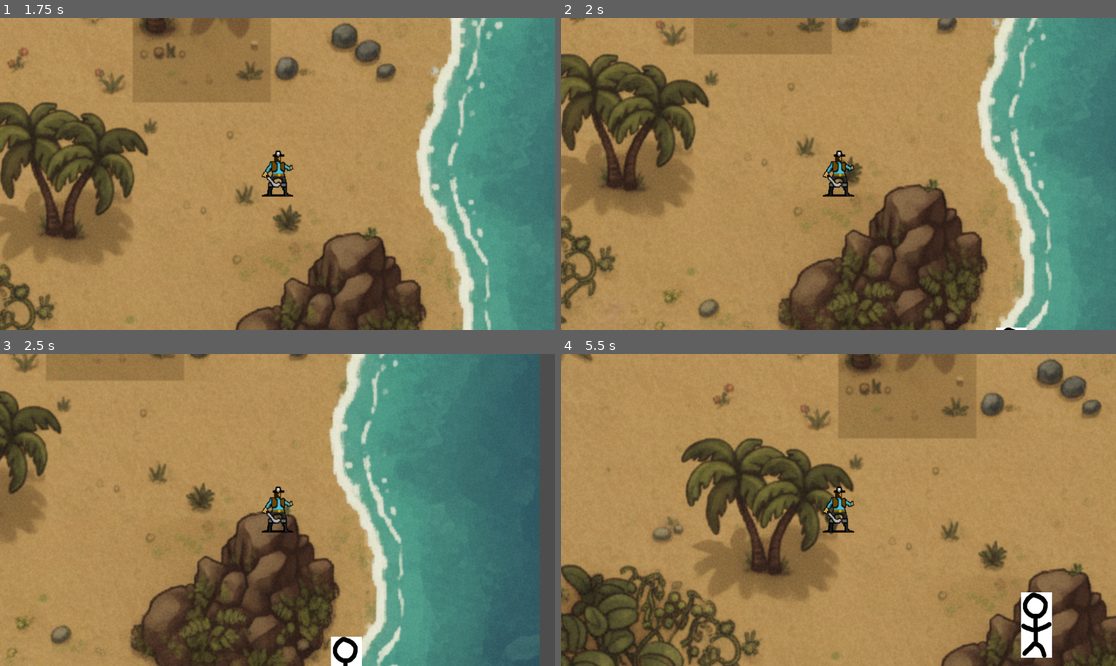
Above: before the commit, frames 1-4 (two rows, left to right).
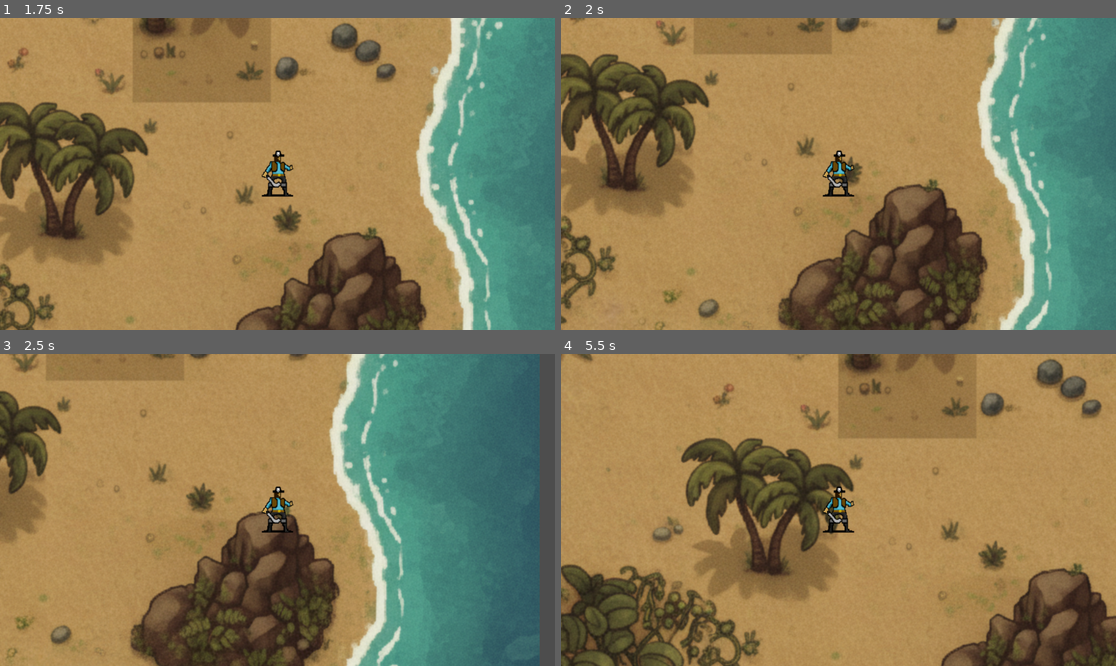
Above: after the commit, the same moments.

Repository: b1nwal/mongus
Game: Godot game, scene res://main.tscn
The game is run twice, just before and just after one commit, with the same random seed, the same clock (stepped at 60 frames per second) and the same inputs.
Inputs:
- Up to frame 1 (1.75 s): tap Enter at 0.5 s; hold D (ui_right) 0.53-1.28 s; hold S (ui_down) from 1.28 s (still down)
- Up to frame 2 (2 s): keep holding S (ui_down)
- Up to frame 3 (2.5 s): release S (ui_down) at 2.03 s; hold D (ui_right) from 2.03 s (still down)
- Up to frame 4 (5.5 s): release D (ui_right) at 2.78 s; hold W (ui_up) 2.78-3.53 s; hold A (ui_left) 3.53-5.03 s; hold S (ui_down) from 5.03 s (still down)

Frame 1 is identical in both runs. In frame 2, less than 0.1% of the frame differs, in the area x 78-84%, y 99-100%; in frame 3, 0.5%; in frame 4, 1.2%, in the area x 82-89%, y 76-98%.

Commit message:
Fixed inheritance structure

Diff:
--- a/gamesource/enemy/testenemy.gd
+++ b/gamesource/enemy/testenemy.gd
@@ -2,6 +2,9 @@
 
 var damage = 20
 var target
+
+func _ready():
+	speed = 20
 
 func _process(delta):
 	print(global_position.distance_to(Vector2(0,0)))
@@ -10,5 +13,6 @@
 	if collision:
 		if collision.get_collider() == target:
 			print("hit!")
+
 func attack_player():
 	target.incur(damage)
